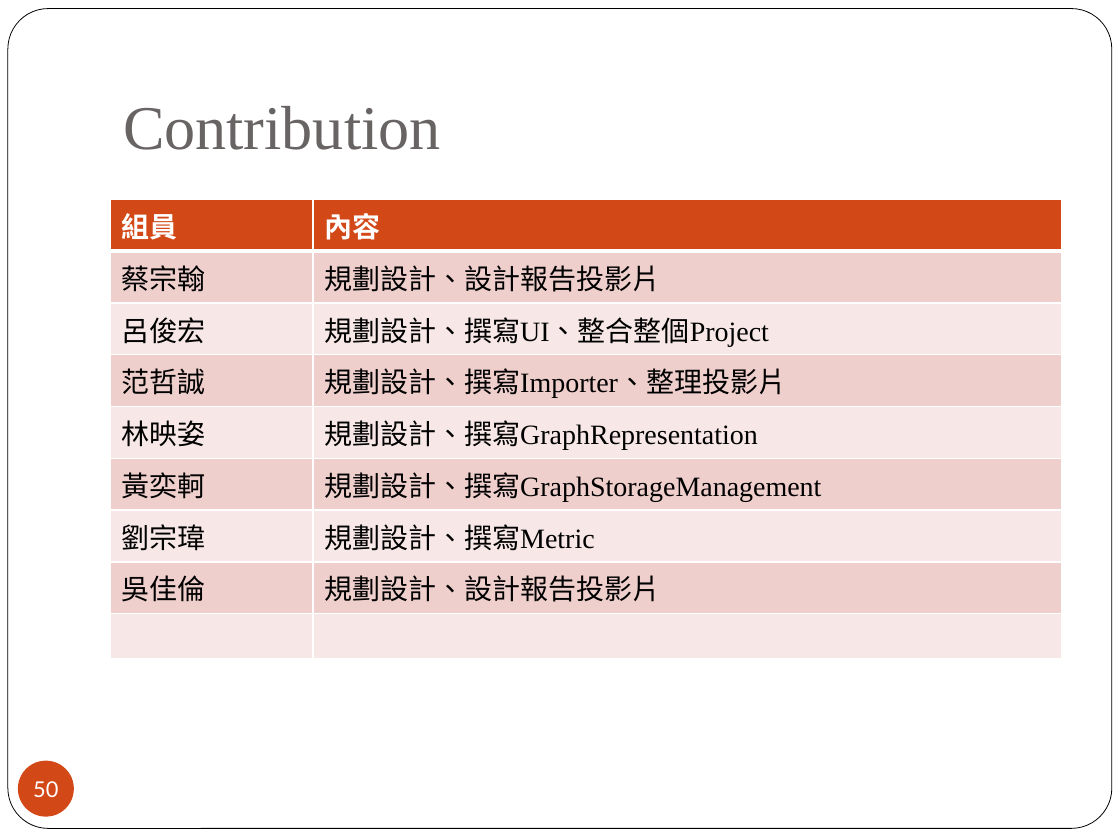
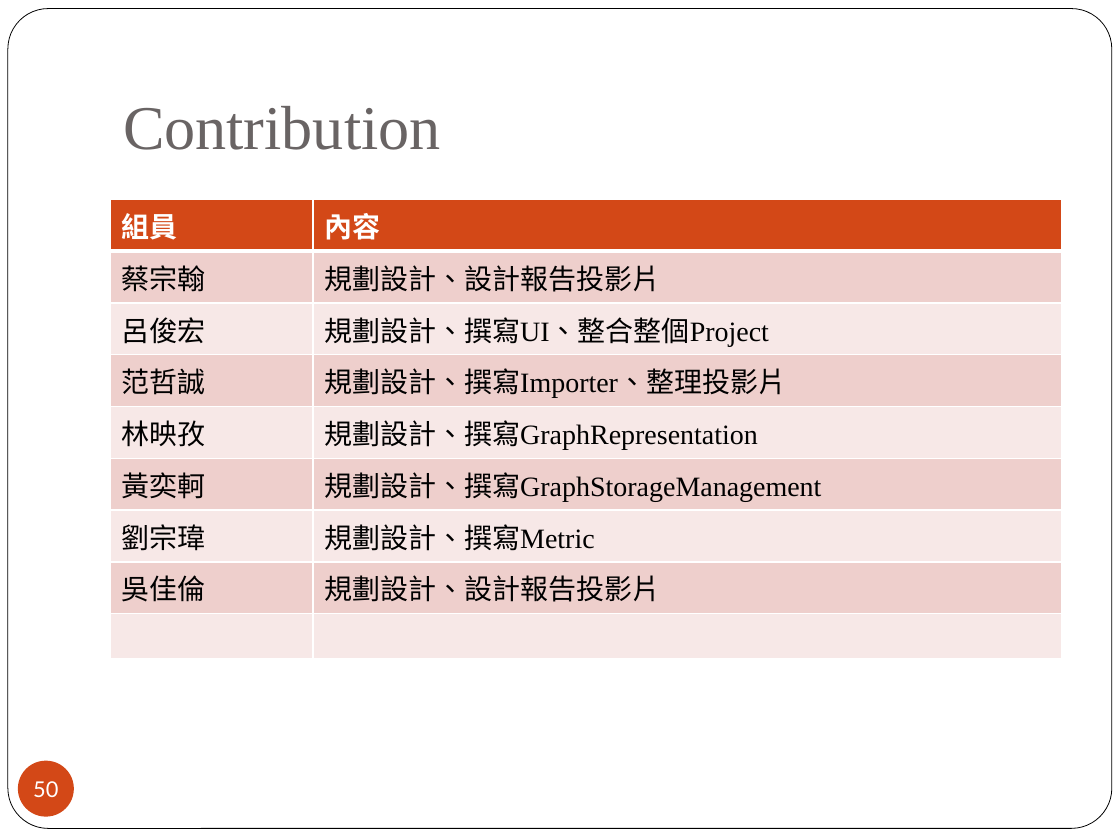
Before and after one commit to 2014-sed-team3/term-project, a slide deck: slide 50 of project/report/report.pptx. Drawn at 1120x840 pixels with LibreOffice and Linux fonts; fonts in the diff are those of the drawing. Boxes give left, top, right and bottom in pixels: in the first picture for what was removed or moved away, otherwise in the second. Text is boxed around its words. In the diff, an @@ line names an element or a change of style, - is before the commit and + after.

```diff
--- a/project/report/report.pptx
+++ b/project/report/report.pptx
@@ table at (x1=110, y1=199, x2=1062, y2=608) @@
-row 5, column 1: 林映姿
+row 5, column 1: 林映孜
```
Also in this commit, not shown: 3 other slides changed.
